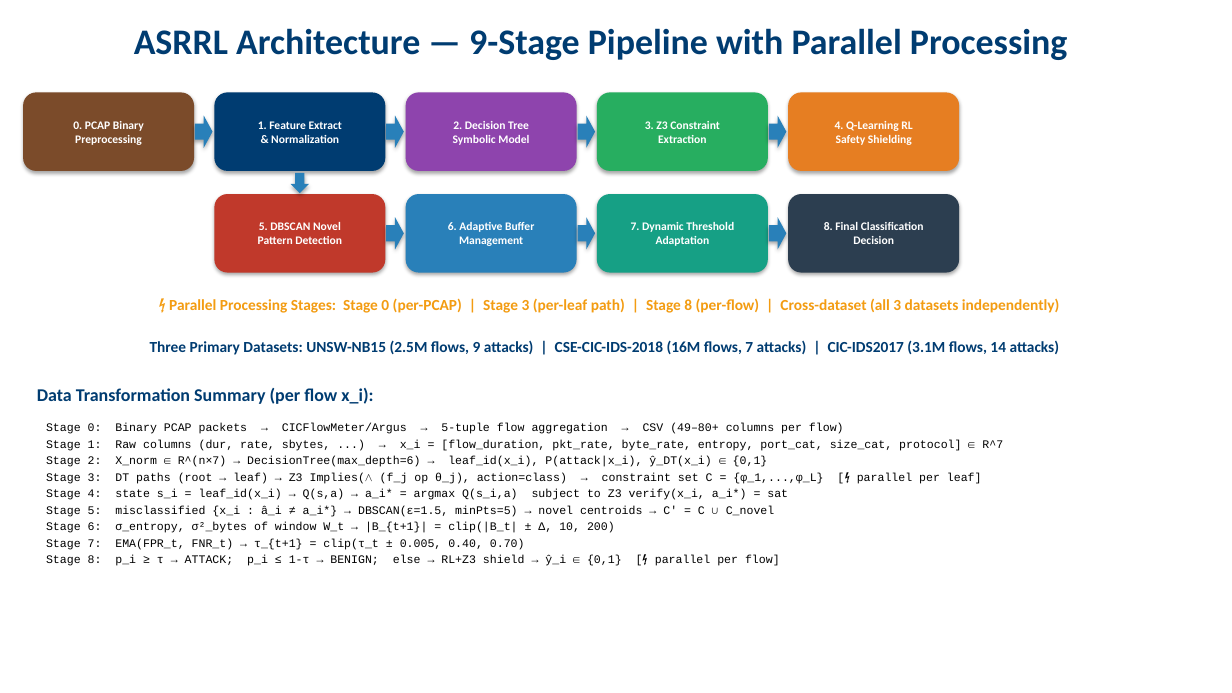
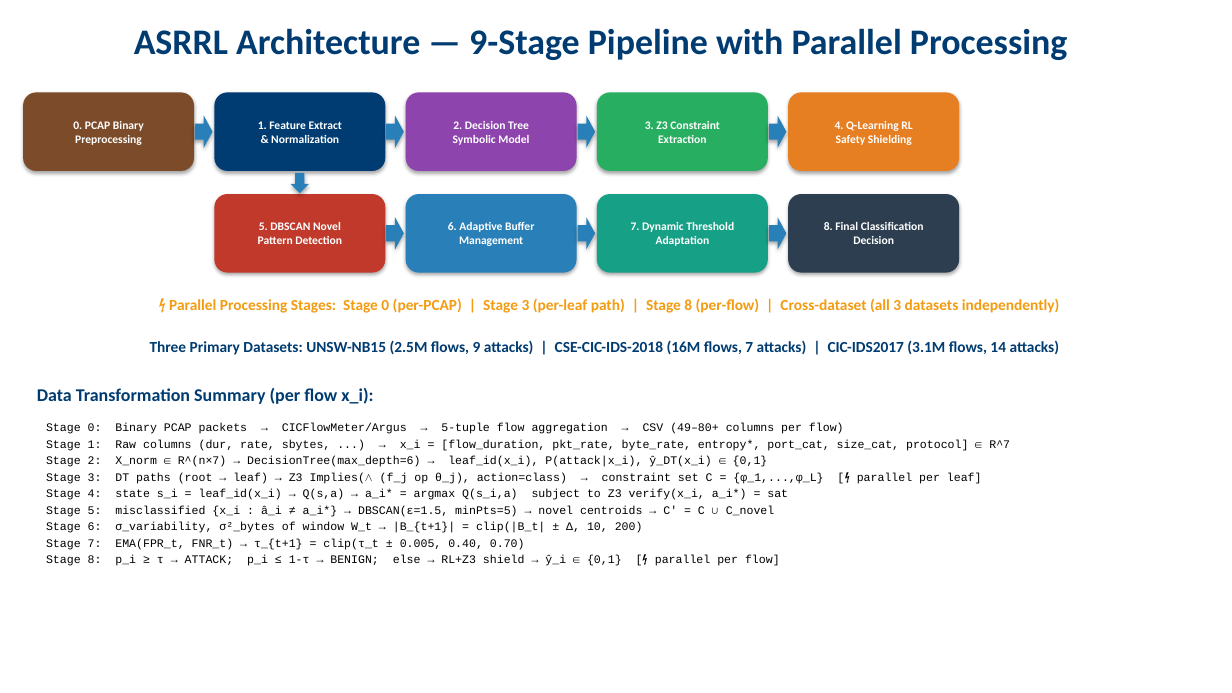
Before and after one commit to pcy12345/adaptive-ids-asrrl, a slide deck: slide 2 of ASRRL_Methodology.pptx. Drawn at 1232x693 pixels with LibreOffice and Linux fonts; fonts in the diff are those of the drawing. Boxes give left, top, right and bottom in pixels: in the first picture for what was removed or moved away, otherwise in the second. Text is boxed around its words. In the diff, an @@ line names an element or a change of style, - is before the commit and + after.

```diff
--- a/ASRRL_Methodology.pptx
+++ b/ASRRL_Methodology.pptx
@@ text at (115, 440, 1010, 451): text changed @@
-Stage 1: Raw columns (dur, rate, sbytes, ...) → x_i = [flow_duration, pkt_rate, byte_rate, entropy, port_cat, size_cat, protocol] ∈ R^7
+Stage 1: Raw columns (dur, rate, sbytes, ...) → x_i = [flow_duration, pkt_rate, byte_rate, entropy*, port_cat, size_cat, protocol] ∈ R^7
@@ text at (115, 522, 643, 533): text changed @@
-Stage 6: σ_entropy, σ²_bytes of window W_t → |B_{t+1}| = clip(|B_t| ± Δ, 10, 200)
+Stage 6: σ_variability, σ²_bytes of window W_t → |B_{t+1}| = clip(|B_t| ± Δ, 10, 200)
```
Also in this commit, not shown: 3 other slides changed, 6 other files.
